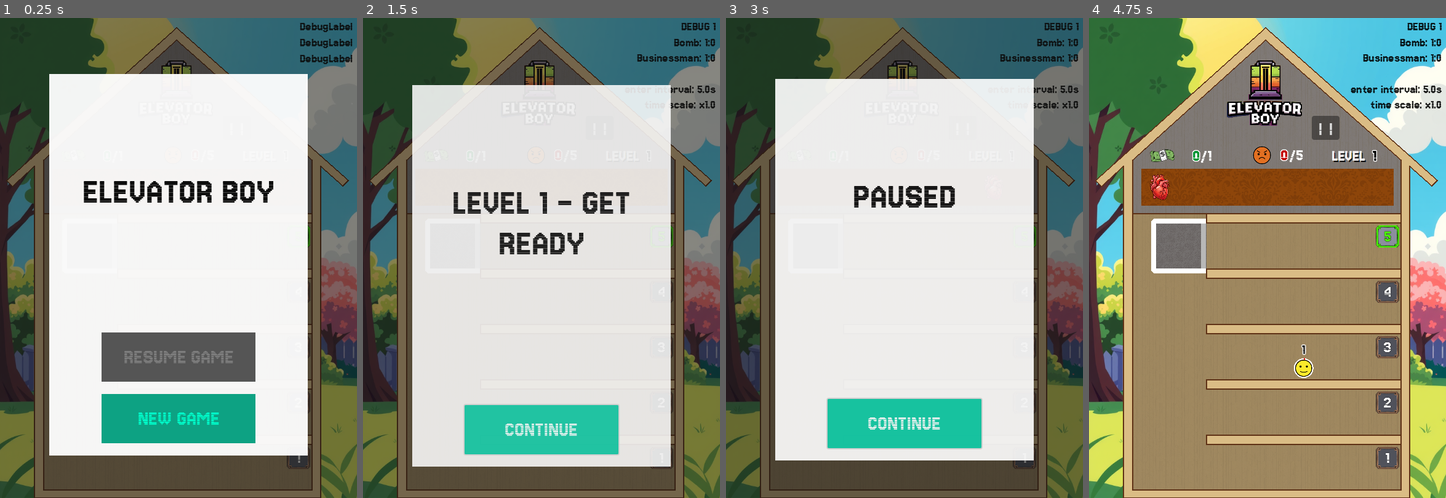
Above: before the commit, frames 1-4 (left to right).
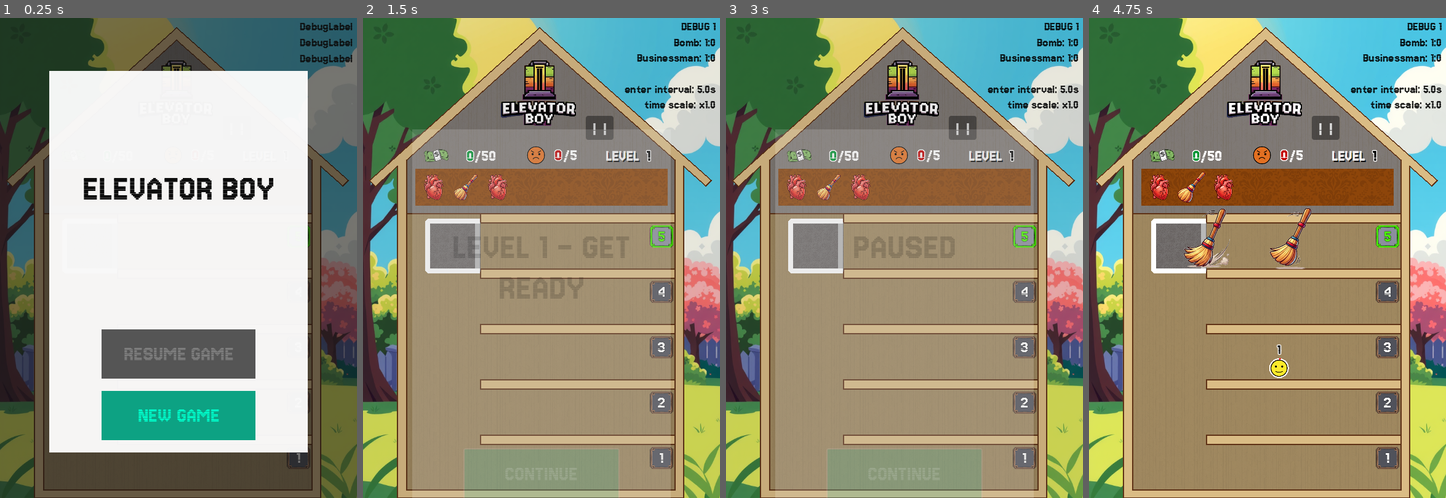
Above: after the commit, the same moments.

Repository: gilad905/elevator-boy
Game: Godot game, scene res://scenes/main.tscn
Same seed, same stepped clock (60 frames per second), same inputs: the game is played once before the commit and once after it.
Inputs (mouse positions are in pixels of both pictures, inside the frame that each line leads up to; where the layout moved, square brackets give the same spot in the first picture):
- Up to frame 1 (0.25 s): no input
- Up to frame 2 (1.5 s): click "NEW GAME" at 0.5 s; click "CONTINUE" at 1.25 s
- Up to frame 3 (3 s): click "| |" at 2 s; click "CONTINUE" at 2.75 s
- Up to frame 4 (4.75 s): click (1192, 186) at 3.52 s; click (1192, 186) [1306, 186] at 4.25 s

The runs differ from the first frame. In frame 1, 3.9% of the frame differs, in the area x 13-87%, y 11-92%; in frame 2, 97%; in frame 3, 98%, in the area x 0-100%, y 0-100%; in frame 4, 1.9%.

Commit message:
closet don't fly on normal load; better broom

Diff:
--- a/scenes/main.tscn
+++ b/scenes/main.tscn
@@ -21,7 +21,6 @@
 [ext_resource type="PackedScene" uid="uid://dvwnl8ut4fgso" path="res://scenes/debug_label.tscn" id="14_p4ui5"]
 [ext_resource type="Script" uid="uid://dxu0yaltx4clx" path="res://scripts/debug.gd" id="18_n87vm"]
 [ext_resource type="Script" uid="uid://byxa5dh1b7vrc" path="res://scripts/globals/nodes.gd" id="20_digeb"]
-[ext_resource type="Script" uid="uid://402gk7hbu2n3" path="res://scripts/foreground.gd" id="21_pm3ni"]
 [ext_resource type="PackedScene" uid="uid://petc2tsv10q2" path="res://scenes/modal.tscn" id="23_modal"]
 
 [sub_resource type="StyleBoxFlat" id="StyleBoxFlat_pause_normal"]
@@ -217,6 +216,24 @@
 [node name="Item" parent="Closet/MarginContainer/Items" instance=ExtResource("13_jscy8")]
 layout_mode = 0
 
+[node name="Floors" type="Node2D" parent="."]
+position = Vector2(191, 315)
+script = ExtResource("2_pfc4s")
+
+[node name="Floor_1" parent="Floors" instance=ExtResource("1_ec1if")]
+position = Vector2(0, 360)
+
+[node name="Floor_2" parent="Floors" instance=ExtResource("1_ec1if")]
+position = Vector2(0, 270)
+
+[node name="Floor_3" parent="Floors" instance=ExtResource("1_ec1if")]
+position = Vector2(0, 180)
+
+[node name="Floor_4" parent="Floors" instance=ExtResource("1_ec1if")]
+position = Vector2(0, 90)
+
+[node name="Floor_5" parent="Floors" instance=ExtResource("1_ec1if")]
+
 [node name="Elevator" type="Node2D" parent="."]
 position = Vector2(105, 330)
 script = ExtResource("4_iffau")
@@ -270,24 +287,6 @@
 theme_override_font_sizes/font_size = 18
 text = "x4"
 
-[node name="Floors" type="Node2D" parent="."]
-position = Vector2(191, 315)
-script = ExtResource("2_pfc4s")
-
-[node name="Floor_1" parent="Floors" instance=ExtResource("1_ec1if")]
-position = Vector2(0, 360)
-
-[node name="Floor_2" parent="Floors" instance=ExtResource("1_ec1if")]
-position = Vector2(0, 270)
-
-[node name="Floor_3" parent="Floors" instance=ExtResource("1_ec1if")]
-position = Vector2(0, 180)
-
-[node name="Floor_4" parent="Floors" instance=ExtResource("1_ec1if")]
-position = Vector2(0, 90)
-
-[node name="Floor_5" parent="Floors" instance=ExtResource("1_ec1if")]
-
 [node name="Debug" type="VBoxContainer" parent="."]
 offset_left = 354.0
 offset_top = 3.0
@@ -304,24 +303,10 @@
 [node name="Dynamic" parent="Debug" instance=ExtResource("14_p4ui5")]
 layout_mode = 2
 
-[node name="Foreground" type="ColorRect" parent="."]
-process_mode = 2
-visible = false
-anchors_preset = 15
-anchor_right = 1.0
-anchor_bottom = 1.0
-offset_right = 580.0
-offset_bottom = 780.0
-grow_horizontal = 2
-grow_vertical = 2
-size_flags_horizontal = 3
-size_flags_vertical = 3
-color = Color(0.0745098, 0.0745098, 0.0745098, 0.615686)
-script = ExtResource("21_pm3ni")
+[node name="Foreground" type="Node2D" parent="."]
 
 [node name="Modal" parent="Foreground" instance=ExtResource("23_modal")]
 visible = false
-layout_mode = 0
 
 [node name="Timers" type="Node" parent="."]
 
--- a/scenes/modal.tscn
+++ b/scenes/modal.tscn
@@ -2,19 +2,24 @@
 
 [ext_resource type="Script" uid="uid://13n2mq03rhne" path="res://scripts/modal.gd" id="1_script"]
 
-[node name="Modal" type="MarginContainer"]
+[node name="Modal" type="ColorRect"]
+process_mode = 2
 offset_right = 580.0
 offset_bottom = 780.0
-theme_override_constants/margin_left = 80
-theme_override_constants/margin_top = 80
-theme_override_constants/margin_right = 80
-theme_override_constants/margin_bottom = 80
+color = Color(0.0745098, 0.0745098, 0.0745098, 0.615686)
 script = ExtResource("1_script")
 
-[node name="Content" type="ColorRect" parent="."]
+[node name="Content" type="MarginContainer" parent="."]
+layout_mode = 2
+offset_left = 80.0
+offset_top = 80.0
+offset_right = 500.0
+offset_bottom = 700.0
+
+[node name="ColorRect" type="ColorRect" parent="Content"]
 layout_mode = 2
 
-[node name="MarginContainer" type="MarginContainer" parent="Content"]
+[node name="MarginContainer" type="MarginContainer" parent="Content/ColorRect"]
 layout_mode = 1
 anchors_preset = 15
 anchor_right = 1.0
@@ -26,19 +31,19 @@
 theme_override_constants/margin_right = 20
 theme_override_constants/margin_bottom = 20
 
-[node name="Image" type="TextureRect" parent="Content/MarginContainer"]
+[node name="Image" type="TextureRect" parent="Content/ColorRect/MarginContainer"]
 layout_mode = 2
 size_flags_vertical = 0
 expand_mode = 3
 stretch_mode = 5
 
-[node name="Menu" type="VBoxContainer" parent="Content/MarginContainer"]
+[node name="Menu" type="VBoxContainer" parent="Content/ColorRect/MarginContainer"]
 layout_mode = 2
 size_flags_horizontal = 4
 size_flags_vertical = 8
 theme_override_constants/separation = 20
 
-[node name="Prompt" type="Label" parent="Content"]
+[node name="Prompt" type="Label" parent="Content/ColorRect"]
 custom_minimum_size = Vector2(10, 10)
 layout_mode = 0
 offset_top = 160.0
--- a/scripts/closet.gd
+++ b/scripts/closet.gd
@@ -11,8 +11,9 @@
 func load_from_state() -> void:
 	for item_type in State.closet:
 		# print("Loading item from state: ", item_type)
-		await add_item(item_type)
+		_add_item(item_type)
 	_update_state()
+	_update_item_positions(false)
 
 func find_item(type: Item.Type) -> Item:
 	for item in items.get_children():
@@ -23,35 +24,37 @@
 func add_random_item() -> void:
 	assert(has_room(), name + " is full")
 	var type = Item.Type.values().pick_random()
-	add_item(type)
+	_add_item(type)
 	_update_state()
-	_update_item_positions()
-
-func add_item(item_type: Item.Type) -> void:
-	var item = Item.create(item_type)
-	var entrance_x = self.size.x + item.size.x
-	item.position.x = entrance_x
-	items.add_child(item)
-	await _update_item_positions()
+	await _update_item_positions(true)
 
 func remove_item(item: Item) -> void:
 	items.remove_child(item)
 	item.queue_free()
 	_update_state()
-	_update_item_positions()
+	await _update_item_positions(true)
 
 func has_room() -> bool:
 	return items.get_child_count() < ITEM_LIMIT
+
+func _add_item(item_type: Item.Type) -> void:
+	var item = Item.create(item_type)
+	var entrance_x = self.size.x + item.size.x
+	item.position.x = entrance_x
+	items.add_child(item)
 
 func _update_state() -> void:
 	State.closet.clear()
 	for item in items.get_children():
 		State.closet.append(item.type)
 
-func _update_item_positions() -> void:
+func _update_item_positions(fly: bool) -> void:
 	var spacing = Settings.item_spacing + Settings.item_size
 	for i in range(items.get_child_count()):
 		var item = items.get_child(i)
 		var x = spacing * i
 		var end_position = Vector2(x, item.position.y)
-		await Funcs.fly_node_to(item, end_position, Settings.item_speed)
+		if fly:
+			await Funcs.fly_node_to(item, end_position, Settings.item_speed)
+		else:
+			item.position = end_position
--- a/scripts/foreground.gd
+++ /dev/null
@@ -1,18 +0,0 @@
-extends ColorRect
-
-func show_foreground() -> void:
-	show()
-
-	self.self_modulate.a = 0
-	var tween = create_tween()
-	tween.tween_property(self , "self_modulate:a", 1.0, 0.5) \
-		.set_trans(Tween.TRANS_CUBIC).set_ease(Tween.EASE_OUT)
-	await tween.finished
-
-func hide_foreground() -> void:
-	var tween = create_tween()
-	tween.tween_property(self , "self_modulate:a", 0.0, 0.5) \
-		.set_trans(Tween.TRANS_CUBIC).set_ease(Tween.EASE_IN)
-	await tween.finished
-
-	hide()
--- a/scripts/globals/nodes.gd
+++ b/scripts/globals/nodes.gd
@@ -4,9 +4,8 @@
 static var Floors: Node2D
 static var Elevator: Node2D
 static var Closet: Control
-static var Foreground: ColorRect
 
 func _enter_tree() -> void:
 	var path = "/root/Main/%s"
-	for key in ["HUD", "Floors", "Elevator", "Closet", "Foreground"]:
+	for key in ["HUD", "Floors", "Elevator", "Closet"]:
 		self[key] = get_node(path % key)
--- a/scripts/globals/settings.gd
+++ b/scripts/globals/settings.gd
@@ -2,8 +2,8 @@
 
 const money_by_happy_count: Array[int] = [0, 1, 5, 10, 20]
 const angry_money_loss: int = 5
-# const win_on_amount: int = 50
-static var win_on_amount: int = 1 if Env.is_dev else 50
+const win_on_amount: int = 50
+# static var win_on_amount: int = 1 if Env.is_dev else 50
 const lose_on_angries: int = 5
 # var lose_on_angries: int = 100 if is_dev else 5
 
--- a/scripts/item/item_broom.gd
+++ b/scripts/item/item_broom.gd
@@ -7,27 +7,32 @@
 	activate()
 
 func activate() -> void:
-	_show_animation()
+	var rooms = _get_affected_rooms()
+	var elevator_only = rooms.size() == 1
+	await _show_animation(elevator_only)
 
-	var rooms = _get_affected_rooms()
 	for room: Room in rooms:
 		for npc: Npc in room.get_node("NPCs").get_children():
 			_sweep_npc(npc)
 
-	super ()
+	if not Env.is_dev:
+		super ()
 
-func _show_animation() -> void:
+func _show_animation(elevator_only: bool) -> void:
+	var x_end = 50 if elevator_only else 300
+	var duration = SWEEP_FRAMES.get_frame_count("default") / SWEEP_FRAMES.get_animation_speed("default")
+
 	var anim = AnimatedSprite2D.new()
-	anim.position.x = Nodes.Elevator.global_position.x + 150
-	anim.position.y = Nodes.Elevator.global_position.y + 30
 	anim.sprite_frames = SWEEP_FRAMES
-	Nodes.Foreground.add_child(anim)
+	anim.position = Vector2(5, 28)
 	anim.scale = Vector2(.4, .4)
+	Nodes.Elevator.add_child(anim)
+
 	var tween = anim.create_tween()
-	var duration = anim.sprite_frames.get_frame_count("default") / anim.sprite_frames.get_animation_speed("default")
-	tween.tween_property(anim, "position:x", 50, duration).as_relative()
-	anim.animation_finished.connect(anim.queue_free, CONNECT_ONE_SHOT)
+	tween.tween_property(anim, "position:x", x_end, duration).as_relative()
 	anim.play()
+	await anim.animation_finished
+	anim.queue_free()
 
 func _sweep_npc(npc: Npc) -> void:
 	npc.remove(Npc.RemovalType.Fall)
--- a/scripts/main.gd
+++ b/scripts/main.gd
@@ -3,7 +3,7 @@
 var span_duration: float
 var start_enter_interval: float
 var current_span: int = 1
-var modal: MarginContainer
+var modal
 
 func _ready() -> void:
 	modal = $Foreground/Modal
--- a/scripts/modal.gd
+++ b/scripts/modal.gd
@@ -1,4 +1,4 @@
-extends MarginContainer
+extends ColorRect
 
 signal menu_selected(choice: String)
 
@@ -12,14 +12,24 @@
 }
 
 var _buttons: Dictionary = {}
+var content;
 var menu;
 var prompt;
 var image;
+var content_y;
 
 func _ready() -> void:
-	menu = $Content/MarginContainer/Menu
-	prompt = $Content/Prompt
-	image = $Content/MarginContainer/Image
+	hide()
+
+	content = $Content
+	prompt = $Content/ColorRect/Prompt
+	menu = $Content/ColorRect/MarginContainer/Menu
+	image = $Content/ColorRect/MarginContainer/Image
+	content_y = content.position.y
+
+	self.self_modulate.a = 0
+	content.modulate.a = 0
+	content.position.y = SLIDE_OFFSET
 
 	for id in BUTTONS:
 		var button = BUTTON_SCENE.instantiate()
@@ -29,11 +39,29 @@
 		button.pressed.connect(_on_button_pressed.bind(id))
 		menu.add_child(button)
 		_buttons[id] = button
-	hide()
 
-func _show(text: String = "", texture: Texture2D = null) -> void:
+func show_modal(text: String = "", texture: Texture2D = null) -> Signal:
+	_set_visible_buttons(["continue"])
+	_update_fields(text, texture)
+
 	get_tree().paused = true
+	_tween_in()
+	return menu_selected
 
+func show_menu(text: String = "", texture: Texture2D = null) -> Signal:
+	_set_visible_buttons(["resume_game", "new_game"])
+	_buttons["resume_game"].disabled = State.current_level <= 1
+	_update_fields(text, texture)
+
+	get_tree().paused = true
+	_tween_in()
+	return menu_selected
+
+func hide_modal() -> void:
+	await _tween_out()
+	get_tree().paused = false
+
+func _update_fields(text: String = "", texture: Texture2D = null) -> void:
 	prompt.visible = text != ""
 	prompt.text = text
 
@@ -41,36 +69,25 @@
 	if texture:
 		image.texture = texture
 
-	self.modulate.a = 0
-	self.position.y = SLIDE_OFFSET
+func _tween_in() -> void:
 	show()
+	var tween = create_tween().set_parallel(true)
+	_tween_property(tween, self , "self_modulate:a", 1.0)
+	_tween_property(tween, content, "modulate:a", 1.0)
+	_tween_property(tween, content, "position:y", content_y)
+	await tween.finished
 
+func _tween_out() -> void:
 	var tween = create_tween().set_parallel(true)
-	tween.tween_property(self , "modulate:a", 1.0, ANIM_DURATION) \
+	_tween_property(tween, self , "self_modulate:a", 0.0)
+	_tween_property(tween, content, "modulate:a", 0.0)
+	_tween_property(tween, content, "position:y", SLIDE_OFFSET)
+	await tween.finished
+	hide()
+
+func _tween_property(tween, target, property, value) -> void:
+	tween.tween_property(target, property, value, ANIM_DURATION) \
 		.set_trans(Tween.TRANS_CUBIC).set_ease(Tween.EASE_OUT)
-	tween.tween_property(self , "position:y", 0.0, ANIM_DURATION) \
-		.set_trans(Tween.TRANS_CUBIC).set_ease(Tween.EASE_OUT)
-	await Nodes.Foreground.show_foreground()
-
-func show_modal(text: String = "", texture: Texture2D = null) -> Signal:
-	_set_visible_buttons(["continue"])
-	_show(text, texture)
-	return menu_selected
-
-func show_menu(text: String = "", texture: Texture2D = null) -> Signal:
-	_set_visible_buttons(["resume_game", "new_game"])
-	_buttons["resume_game"].disabled = State.current_level <= 1
-	_show(text, texture)
-	return menu_selected
-
-func hide_modal() -> void:
-	var tween = create_tween().set_parallel(true)
-	tween.tween_property(self , "modulate:a", 0.0, ANIM_DURATION) \
-		.set_trans(Tween.TRANS_CUBIC).set_ease(Tween.EASE_IN)
-	tween.tween_property(self , "position:y", SLIDE_OFFSET, ANIM_DURATION) \
-		.set_trans(Tween.TRANS_CUBIC).set_ease(Tween.EASE_IN)
-	await Nodes.Foreground.hide_foreground()
-	hide()
 
 func _set_visible_buttons(visible_ids: Array) -> void:
 	for id in _buttons:
@@ -78,5 +95,4 @@
 
 func _on_button_pressed(button_id: String) -> void:
 	await hide_modal()
-	get_tree().paused = false
 	menu_selected.emit(button_id)
Not shown: 1 places in scenes/main.tscn that only renumber resources
